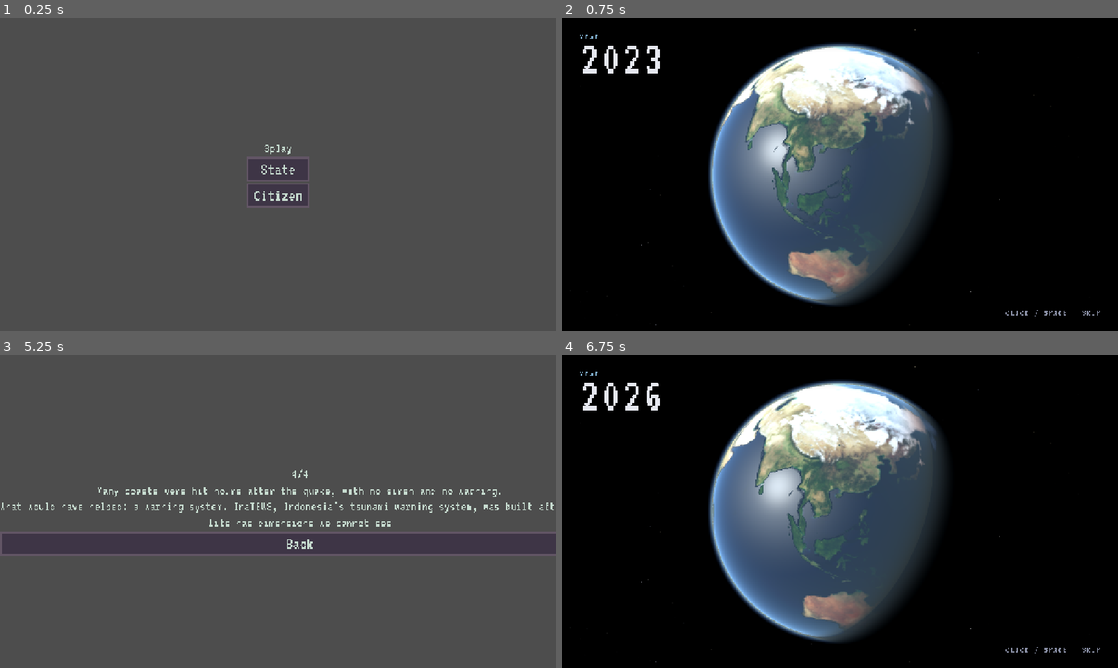
Above: before the commit, frames 1-4 (two rows, left to right).
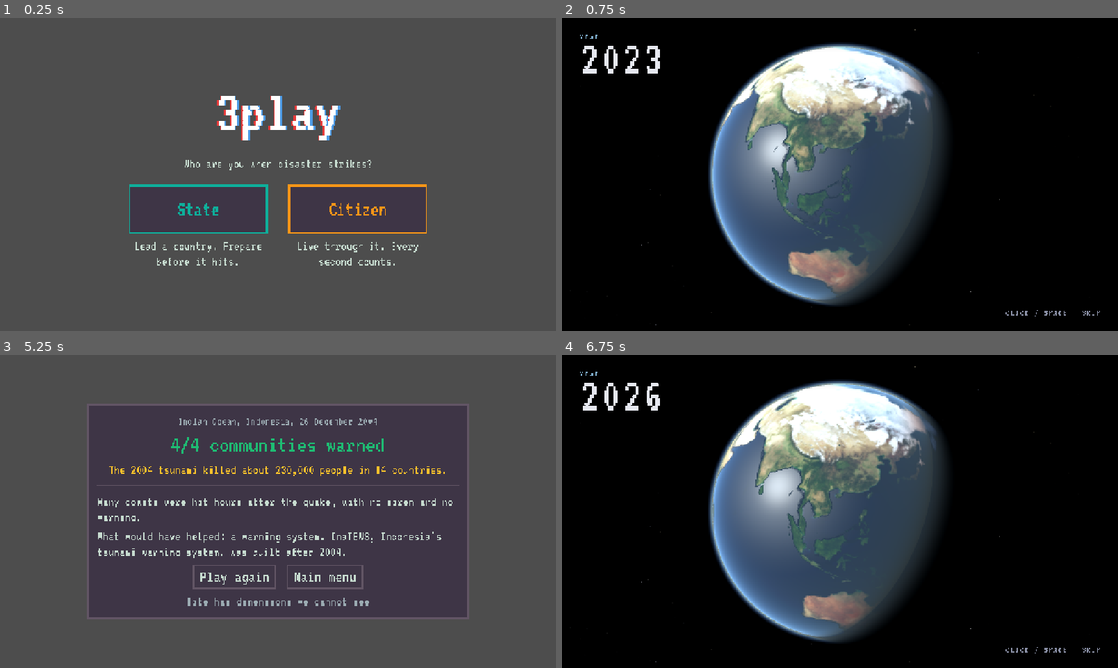
Above: after the commit, the same moments.

Repository: memoksin/3play
Game: Godot game, scene res://scenes/main.tscn
Same seed, same stepped clock (60 frames per second), same inputs: the game is played once before the commit and once after it.
Inputs (mouse positions are in pixels of both pictures, inside the frame that each line leads up to):
- Up to frame 1 (0.25 s): no input
- Up to frame 2 (0.75 s): click "State" at 0.5 s
- Up to frame 3 (5.25 s): tap Enter at 1.25 s; move the mouse to (400, 495) at 1.27 s; click (400, 495) at 1.42 s; tap Space at 1.52, 2.27, 3.77 s; move the mouse to (166, 527) at 2.02 s; click (166, 527) at 2.17 s; move the mouse to (333, 442) at 2.77 s; click (333, 442) at 2.92 s; move the mouse to (250, 574) at 3.52 s; click (250, 574) at 3.67 s; click "Next" at 4.25 s; click "Win" at 5 s
- Up to frame 4 (6.75 s): click "Back" (after the commit: "Main menu") at 5.75 s; click "Citizen" at 6.5 s

The runs differ from the first frame. In frame 1, 3.3% of the frame differs, in the area x 23-77%, y 24-80%; in frame 2, nothing differs; in frame 3, 4.7%, in the area x 0-100%, y 20-81%; in frame 4, nothing differs.

Commit message:
feat(ui): role select, HUD timer, result card scenes (#14)
- scenes/main.tscn: role select per docs/ui.md (logo, prompt, role cards); still calls Game.start
- scenes/ui/hud_timer.tscn: countdown (m:ss + bar, green/orange/red, blinks < 10 s) and clock mode (HH:MM); owns its time, emits timeout once
- scenes/result.tscn: reads Game.saved/total/extra + disaster keys; red score under half; KAHR_CARD_COLD only when cold > 0, KAHR_CARD_CO always (per #7)
- docs/ui.md: HUD timer usage

Diff:
--- a/scenes/main.gd
+++ b/scenes/main.gd
@@ -1,5 +1,5 @@
 extends Control
 
 func _ready() -> void:
-	$Center/Box/State.pressed.connect(Game.start.bind(&"state"))
-	$Center/Box/Citizen.pressed.connect(Game.start.bind(&"citizen"))
+	%State.pressed.connect(Game.start.bind(&"state"))
+	%Citizen.pressed.connect(Game.start.bind(&"citizen"))
--- a/scenes/main.tscn
+++ b/scenes/main.tscn
@@ -1,6 +1,7 @@
-[gd_scene load_steps=2 format=3]
+[gd_scene load_steps=3 format=3]
 
 [ext_resource type="Script" path="res://scenes/main.gd" id="1"]
+[ext_resource type="PackedScene" path="res://ui/logo.tscn" id="2"]
 
 [node name="Main" type="Control"]
 layout_mode = 3
@@ -17,16 +18,54 @@
 
 [node name="Box" type="VBoxContainer" parent="Center"]
 layout_mode = 2
+theme_override_constants/separation = 32
 
-[node name="Title" type="Label" parent="Center/Box"]
+[node name="Logo" parent="Center/Box" instance=ExtResource("2")]
 layout_mode = 2
-text = "3play"
+size_flags_horizontal = 4
+
+[node name="Prompt" type="Label" parent="Center/Box"]
+layout_mode = 2
+text = "MENU_PROMPT"
 horizontal_alignment = 1
 
-[node name="State" type="Button" parent="Center/Box"]
+[node name="Roles" type="HBoxContainer" parent="Center/Box"]
 layout_mode = 2
-text = "State"
+alignment = 1
+theme_override_constants/separation = 48
 
-[node name="Citizen" type="Button" parent="Center/Box"]
+[node name="StateCol" type="VBoxContainer" parent="Center/Box/Roles"]
 layout_mode = 2
-text = "Citizen"
+theme_override_constants/separation = 12
+
+[node name="State" type="Button" parent="Center/Box/Roles/StateCol"]
+unique_name_in_owner = true
+custom_minimum_size = Vector2(320, 112)
+layout_mode = 2
+theme_type_variation = &"StateButton"
+text = "ROLE_STATE"
+
+[node name="StateDesc" type="Label" parent="Center/Box/Roles/StateCol"]
+custom_minimum_size = Vector2(320, 0)
+layout_mode = 2
+text = "ROLE_STATE_DESC"
+horizontal_alignment = 1
+autowrap_mode = 3
+
+[node name="CitizenCol" type="VBoxContainer" parent="Center/Box/Roles"]
+layout_mode = 2
+theme_override_constants/separation = 12
+
+[node name="Citizen" type="Button" parent="Center/Box/Roles/CitizenCol"]
+unique_name_in_owner = true
+custom_minimum_size = Vector2(320, 112)
+layout_mode = 2
+theme_type_variation = &"CitizenButton"
+text = "ROLE_CITIZEN"
+
+[node name="CitizenDesc" type="Label" parent="Center/Box/Roles/CitizenCol"]
+custom_minimum_size = Vector2(320, 0)
+layout_mode = 2
+text = "ROLE_CITIZEN_DESC"
+horizontal_alignment = 1
+autowrap_mode = 3
--- /dev/null
+++ b/scenes/result.gd
@@ -0,0 +1,30 @@
+extends Control
+## Result card. Reads Game.saved/total/extra and the disaster's <PREFIX>_* keys.
+## Optional lines (e.g. KAHR_CARD_COLD, KAHR_CARD_CO) show only when the key exists.
+
+
+func _ready() -> void:
+	Game.ensure_disaster(&"citizen")
+	var d := Game.disaster
+	%Place.text = "%s, %s" % [d.text("PLACE"), d.text("YEAR")]
+	%Score.text = d.text("CARD_SCORE") % Game.saved
+	if Game.total > 0 and Game.saved * 2 < Game.total:
+		%Score.add_theme_color_override("font_color", Palette.DANGER)
+	%Numbers.text = d.text("CARD_NUMBERS")
+	%Fact.text = d.text("CARD_FACT")
+	%Help.text = d.text("CARD_HELP")
+	var cold: int = Game.extra.get("cold", 0)
+	_optional(%Cold, d, "CARD_COLD", cold if cold > 0 else null)
+	_optional(%Co, d, "CARD_CO")
+	%Replay.pressed.connect(Game.start.bind(Game.role))
+	%Menu.pressed.connect(Game.next)
+
+
+## Shows `label` with the key's text (formatted with `value` if given); hides it
+## when this disaster has no such key or the value is missing.
+func _optional(label: Label, d: Disaster, suffix: String, value: Variant = "") -> void:
+	var key := d.key_prefix + "_" + suffix
+	var text := d.text(suffix)
+	label.visible = text != key and value != null
+	if label.visible:
+		label.text = text % value if text.contains("%d") else text
--- /dev/null
+++ b/scenes/result.tscn
@@ -0,0 +1,96 @@
+[gd_scene load_steps=2 format=3]
+
+[ext_resource type="Script" path="res://scenes/result.gd" id="1"]
+
+[node name="Result" type="Control"]
+layout_mode = 3
+anchors_preset = 15
+anchor_right = 1.0
+anchor_bottom = 1.0
+script = ExtResource("1")
+
+[node name="Center" type="CenterContainer" parent="."]
+layout_mode = 1
+anchors_preset = 15
+anchor_right = 1.0
+anchor_bottom = 1.0
+
+[node name="Card" type="PanelContainer" parent="Center"]
+custom_minimum_size = Vector2(880, 0)
+layout_mode = 2
+
+[node name="Box" type="VBoxContainer" parent="Center/Card"]
+layout_mode = 2
+theme_override_constants/separation = 12
+
+[node name="Place" type="Label" parent="Center/Card/Box"]
+unique_name_in_owner = true
+layout_mode = 2
+theme_type_variation = &"MutedLabel"
+horizontal_alignment = 1
+
+[node name="Score" type="Label" parent="Center/Card/Box"]
+unique_name_in_owner = true
+layout_mode = 2
+theme_type_variation = &"SafeLabel"
+horizontal_alignment = 1
+
+[node name="Numbers" type="Label" parent="Center/Card/Box"]
+unique_name_in_owner = true
+custom_minimum_size = Vector2(800, 0)
+layout_mode = 2
+theme_override_colors/font_color = Color(0.9764706, 0.7607843, 0.16862746, 1)
+horizontal_alignment = 1
+autowrap_mode = 3
+
+[node name="Sep" type="HSeparator" parent="Center/Card/Box"]
+layout_mode = 2
+
+[node name="Fact" type="Label" parent="Center/Card/Box"]
+unique_name_in_owner = true
+custom_minimum_size = Vector2(800, 0)
+layout_mode = 2
+autowrap_mode = 3
+
+[node name="Help" type="Label" parent="Center/Card/Box"]
+unique_name_in_owner = true
+custom_minimum_size = Vector2(800, 0)
+layout_mode = 2
+autowrap_mode = 3
+
+[node name="Cold" type="Label" parent="Center/Card/Box"]
+unique_name_in_owner = true
+visible = false
+custom_minimum_size = Vector2(800, 0)
+layout_mode = 2
+theme_override_colors/font_color = Color(0.9176471, 0.30980393, 0.21176471, 1)
+autowrap_mode = 3
+
+[node name="Co" type="Label" parent="Center/Card/Box"]
+unique_name_in_owner = true
+visible = false
+custom_minimum_size = Vector2(800, 0)
+layout_mode = 2
+theme_type_variation = &"MutedLabel"
+autowrap_mode = 3
+
+[node name="Buttons" type="HBoxContainer" parent="Center/Card/Box"]
+layout_mode = 2
+alignment = 1
+theme_override_constants/separation = 24
+
+[node name="Replay" type="Button" parent="Center/Card/Box/Buttons"]
+unique_name_in_owner = true
+layout_mode = 2
+text = "RESULT_REPLAY"
+
+[node name="Menu" type="Button" parent="Center/Card/Box/Buttons"]
+unique_name_in_owner = true
+layout_mode = 2
+text = "RESULT_MENU"
+
+[node name="Closing" type="Label" parent="Center/Card/Box"]
+layout_mode = 2
+theme_type_variation = &"ClosingLabel"
+text = "CLOSING_LINE"
+horizontal_alignment = 1
--- /dev/null
+++ b/scenes/ui/hud_timer.gd
@@ -0,0 +1,104 @@
+class_name HudTimer
+extends PanelContainer
+## Countdown or time-of-day clock for minigames. Owns its own time and emits
+## timeout once. Drop scenes/ui/hud_timer.tscn into a minigame, then call
+## start_countdown(60) (Connect) or start_clock(75, "05:00", "13:24") (Fit).
+
+signal timeout
+
+const WARN_AT := 30.0
+const DANGER_AT := 10.0
+const BLINK := 0.5
+
+var time_left := 0.0
+var _total := 0.0
+var _running := false
+var _clock := false
+var _from := 0  # minutes since 00:00
+var _to := 0
+var _fill: StyleBoxFlat
+
+@onready var _caption: Label = %Caption
+@onready var _time: Label = %Time
+@onready var _bar: ProgressBar = %Bar
+
+
+func _ready() -> void:
+	# Own copy so recoloring one timer does not recolor every TimerBar.
+	_fill = (_bar.get_theme_stylebox("fill") as StyleBoxFlat).duplicate()
+	_bar.add_theme_stylebox_override("fill", _fill)
+	set_process(false)
+
+
+func start_countdown(seconds: float) -> void:
+	_clock = false
+	_caption.visible = true
+	_bar.visible = true
+	_start(seconds)
+
+
+## Clock runs from `from` to `to` (HH:MM) over `seconds` of real time.
+func start_clock(seconds: float, from := "05:00", to := "13:24") -> void:
+	_clock = true
+	_from = _minutes(from)
+	_to = _minutes(to)
+	_caption.visible = false
+	_bar.visible = false
+	_start(seconds)
+
+
+func pause() -> void:
+	_running = false
+	set_process(false)
+
+
+func resume() -> void:
+	if time_left > 0.0:
+		_running = true
+		set_process(true)
+
+
+func _start(seconds: float) -> void:
+	reset_size()  # shrink to content when the bar or caption is hidden
+	_total = maxf(seconds, 0.001)
+	time_left = seconds
+	_running = true
+	set_process(true)
+	_refresh()
+
+
+func _process(delta: float) -> void:
+	if not _running:
+		return
+	time_left = maxf(time_left - delta, 0.0)
+	_refresh()
+	if time_left == 0.0:
+		pause()
+		timeout.emit()
+
+
+func _refresh() -> void:
+	if _clock:
+		var m := roundi(lerpf(_to, _from, time_left / _total))
+		_time.text = "%02d:%02d" % [m / 60 % 24, m % 60]
+		_time.add_theme_color_override("font_color", Palette.TEXT)
+		_time.modulate.a = 1.0
+		return
+	var secs := ceili(time_left)
+	_time.text = "%d:%02d" % [secs / 60, secs % 60]
+	var color := Palette.SAFE
+	if time_left < DANGER_AT:
+		color = Palette.DANGER
+	elif time_left < WARN_AT:
+		color = Palette.WARN
+	_time.add_theme_color_override("font_color", color)
+	_fill.bg_color = color
+	_bar.value = time_left / _total * 100.0
+	# Blink the number in the last seconds so red reads apart from orange.
+	var on := time_left >= DANGER_AT or time_left == 0.0 or fmod(time_left, BLINK * 2.0) >= BLINK
+	_time.modulate.a = 1.0 if on else 0.35
+
+
+static func _minutes(hhmm: String) -> int:
+	var p := hhmm.split(":")
+	return int(p[0]) * 60 + int(p[1])
--- /dev/null
+++ b/scenes/ui/hud_timer.tscn
@@ -0,0 +1,46 @@
+[gd_scene load_steps=2 format=3]
+
+[ext_resource type="Script" path="res://scenes/ui/hud_timer.gd" id="1"]
+
+[node name="HudTimer" type="PanelContainer"]
+offset_left = 16.0
+offset_top = 16.0
+offset_right = 272.0
+offset_bottom = 112.0
+mouse_filter = 2
+theme_type_variation = &"HudPanel"
+script = ExtResource("1")
+
+[node name="Box" type="VBoxContainer" parent="."]
+layout_mode = 2
+mouse_filter = 2
+theme_override_constants/separation = 4
+
+[node name="Row" type="HBoxContainer" parent="Box"]
+layout_mode = 2
+mouse_filter = 2
+theme_override_constants/separation = 16
+
+[node name="Caption" type="Label" parent="Box/Row"]
+unique_name_in_owner = true
+layout_mode = 2
+size_flags_vertical = 4
+theme_type_variation = &"MutedLabel"
+text = "HUD_TIME"
+
+[node name="Time" type="Label" parent="Box/Row"]
+unique_name_in_owner = true
+layout_mode = 2
+size_flags_horizontal = 3
+theme_type_variation = &"TimerLabel"
+text = "0:00"
+horizontal_alignment = 2
+
+[node name="Bar" type="ProgressBar" parent="Box"]
+unique_name_in_owner = true
+custom_minimum_size = Vector2(240, 16)
+layout_mode = 2
+mouse_filter = 2
+theme_type_variation = &"TimerBar"
+value = 100.0
+show_percentage = false
Not shown, added: scenes/result.gd.uid
Not shown, added: scenes/ui/hud_timer.gd.uid
Not shown, changed: docs/ui.md
